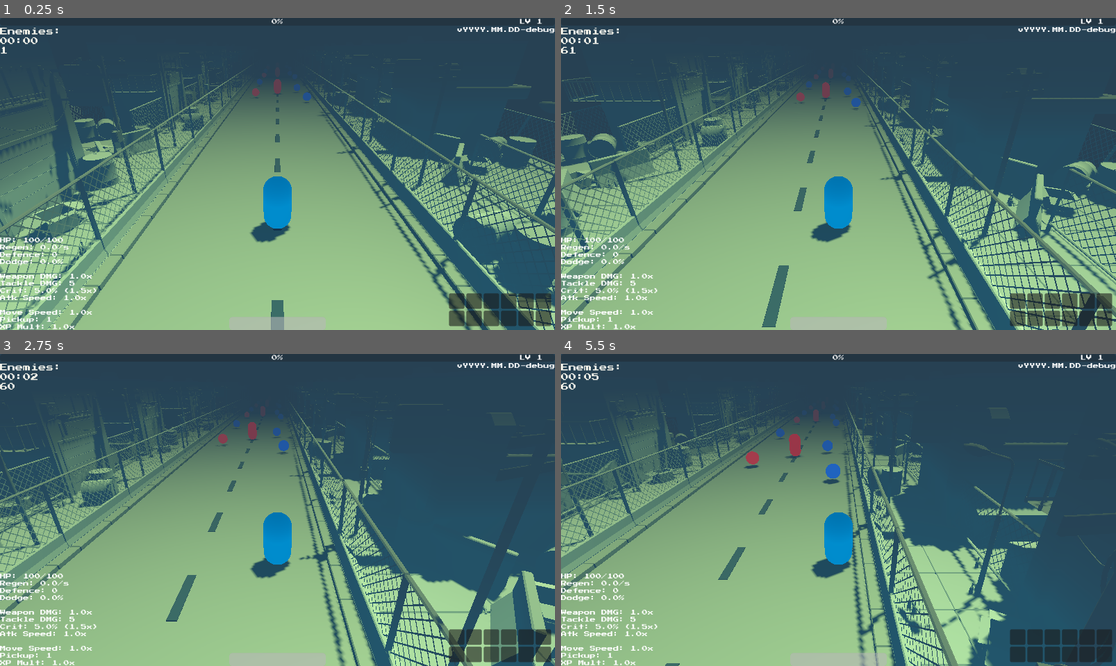
Above: before the commit, frames 1-4 (two rows, left to right).
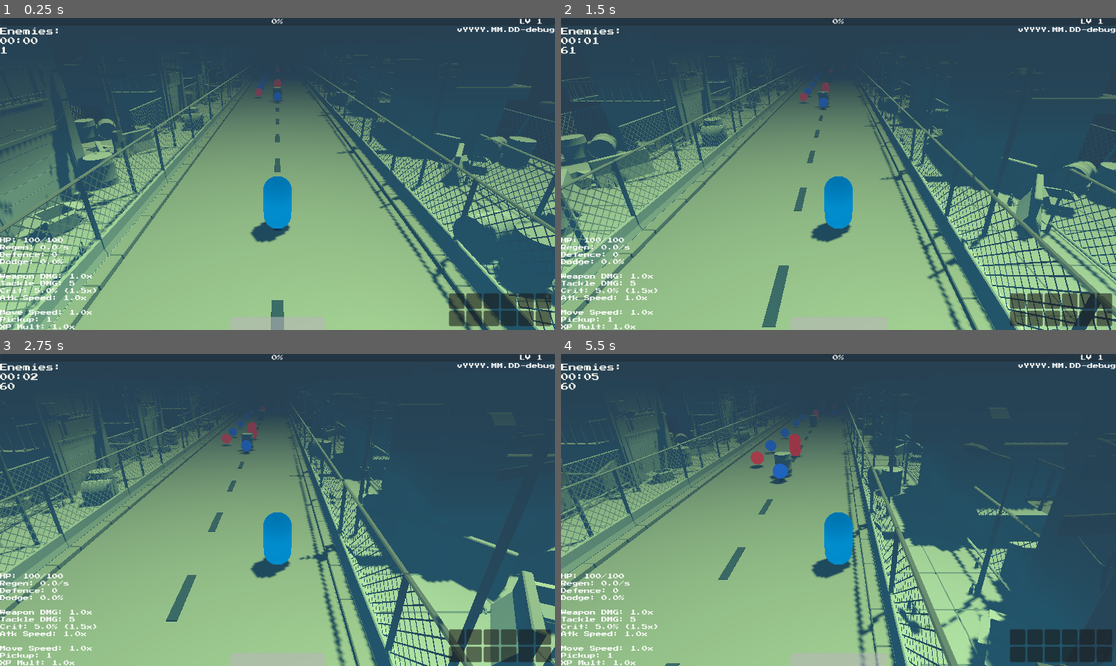
Above: after the commit, the same moments.

Repository: 100-Devs-1-Game/EscapeForHelp
Game: Godot game, scene res://root.tscn
Same seed, same stepped clock (60 frames per second), same inputs: the game is played once before the commit and once after it. Sound files missing from this copy of the repository are replaced by a short silence.
Inputs (mouse positions are in pixels of both pictures, inside the frame that each line leads up to):
- Up to frame 1 (0.25 s): no input
- Up to frame 2 (1.5 s): move the mouse to (960, 158) at 0.52 s; press the mouse at (960, 158) at 0.53 s; hold D (move_right) 0.53-1.25 s; release the mouse at (960, 158) at 1.25 s; drag from (727, 189) to (810, 236) at 1.27 s
- Up to frame 3 (2.75 s): move the mouse to (333, 441) at 2.02 s; press the mouse at (333, 441) at 2.03 s; hold D (move_right) from 2.03 s (still down)
- Up to frame 4 (5.5 s): release D (move_right) at 2.75 s; release the mouse at (894, 441) at 2.75 s; drag from (810, 572) to (672, 463) at 2.77 s; move the mouse to (1005, 556) at 3.52 s; press the mouse at (1005, 556) at 3.53 s; hold A (move_left) 3.53-4.25 s; release the mouse at (1005, 556) at 4.25 s; drag from (672, 463) to (755, 432) at 4.27 s; move the mouse to (866, 510) at 5.02 s; press the mouse at (866, 510) at 5.03 s; hold A (move_left) from 5.03 s (still down)

The runs differ from the first frame. In frame 1, 0.2% of the frame differs, in the area x 45-57%, y 19-28%; in frame 2, 0.3%; in frame 3, 0.4%; in frame 4, 0.8%, in the area x 32-51%, y 19-42%.

Commit message:
2 obstacles added

Diff:
--- a/src/hero/hero.gd
+++ b/src/hero/hero.gd
@@ -1,62 +1,109 @@
 class_name Player
 extends CharacterBody3D
 
+# -------------------
+# MOVEMENT VARIABLES
+# -------------------
 @export var movement_speed: float = 4
-
-# Movement tracking for weapons
 var last_movement: Vector3 = Vector3.ZERO
-
-# Touch movement value (-1 = left, 0 = none, 1 = right)
 var touch_movement := 0.0
 
+# -------------------
+# PLAYER SYSTEMS
+# -------------------
 @export var player_stats: PlayerStats
 @export var player_inventory: PlayerInventory
 
+# -------------------
+# HEALTH SYSTEM
+# -------------------
+@export var max_health: int = 100
+var current_health: int
+
+var can_take_damage := true
+@export var damage_cooldown := 1.0   # seconds between damage ticks
+
+
+# -------------------
+# INIT + READY
+# -------------------
 func _init() -> void:
 	Global.player = self
 
 func _ready() -> void:
-	# Optional: debug print to confirm viewport size
+	current_health = max_health
 	print("Screen width:", get_viewport().get_visible_rect().size.x)
 
+
+# -------------------
+# INPUT HANDLING (TOUCH + KEYBOARD)
+# -------------------
 func _input(event: InputEvent) -> void:
-	# Detect touch or drag
+	# Touch input
 	if event is InputEventScreenTouch or event is InputEventScreenDrag:
 		var screen_half := get_viewport().get_visible_rect().size.x / 2
 
 		if event.position.x < screen_half:
-			touch_movement = -1.0       # Touch on left side
+			touch_movement = -1.0
 		else:
-			touch_movement = 1.0        # Touch on right side
+			touch_movement = 1.0
 
-	# Stop when finger/mouse is released
+	# Stop when released
 	if event is InputEventScreenTouch and not event.pressed:
 		touch_movement = 0.0
 
-	# Debug print
-	# print("Touch detected at:", event.position, "Touch movement:", touch_movement)
 
+# -------------------
+# MAIN MOVEMENT LOOP
+# -------------------
 func _process(_delta: float) -> void:
 	var horizontal_input: float = get_horizontal_movement()
+
 	velocity = Vector3(horizontal_input, 0, -1)
 	velocity *= movement_speed
 
-	# Track last movement direction for combat or animation
 	if velocity.length() > 0:
 		last_movement = velocity.normalized()
 
 	move_and_slide()
 
+
 func get_horizontal_movement() -> float:
-	# Keyboard input still works
 	var direction := 0.0
+
+	# Keyboard
 	if Input.is_action_pressed("move_left"):
 		direction = -1.0
 	elif Input.is_action_pressed("move_right"):
 		direction = 1.0
 
-	# Touch input overrides keyboard if active
+	# Touch override
 	if touch_movement != 0.0:
 		return touch_movement
 
 	return direction
+
+
+# -------------------
+# DAMAGE + HEALTH SYSTEM
+# -------------------
+func take_damage(amount: int):
+	if not can_take_damage:
+		return
+
+	current_health -= amount
+	print("⚠ Player took", amount, "damage. Health:", current_health)
+
+	can_take_damage = false
+
+	# Cooldown before next damage
+	await get_tree().create_timer(damage_cooldown).timeout
+	can_take_damage = true
+
+	if current_health <= 0:
+		die()
+
+
+func die():
+	print("💀 Player has died.")
+	queue_free()
--- a/src/levels/locations/prototype/location_part.tscn
+++ b/src/levels/locations/prototype/location_part.tscn
@@ -1,6 +1,7 @@
-[gd_scene load_steps=25 format=4 uid="uid://c1ysyejj266nc"]
+[gd_scene load_steps=26 format=4 uid="uid://c1ysyejj266nc"]
 
 [ext_resource type="Script" uid="uid://72ddk2kvkr2x" path="res://levels/location_part.gd" id="1_xpi3g"]
+[ext_resource type="PackedScene" uid="uid://cq4oiw15fc40t" path="res://levels/locations/prototype/obstacles/obstacle_barel.tscn" id="3_55pgv"]
 [ext_resource type="PackedScene" uid="uid://hki6gwvixnp0" path="res://scenes/objects/experience_gem.tscn" id="3_l10et"]
 [ext_resource type="PackedScene" uid="uid://c5xrq3lh66wmo" path="res://enemies/zombie/zombie.tscn" id="4_ufydi"]
 [ext_resource type="PackedScene" uid="uid://book50hs6o70a" path="res://assets/prototype/fence_01.glb" id="5_625sd"]
@@ -202,11 +203,11 @@
 [node name="Drops" type="Node3D" parent="."]
 
 [node name="ExperienceGem" parent="Drops" instance=ExtResource("3_l10et")]
-transform = Transform3D(1, 0, 0, 0, 1, 0, 0, 0, 1, -2.8778133, 0.68852663, -10.310865)
+transform = Transform3D(1, 0, 0, 0, 1, 0, 0, 0, 1, -2.588189, 0.68852663, -10.310865)
 experience = 40
 
 [node name="ExperienceGem2" parent="Drops" instance=ExtResource("3_l10et")]
-transform = Transform3D(1, 0, 0, 0, 1, 0, 0, 0, 1, 3.5372372, 0.68852663, -6.746949)
+transform = Transform3D(1, 0, 0, 0, 1, 0, 0, 0, 1, 2.6747022, 0.68852663, -6.746949)
 
 [node name="ExperienceGem3" parent="Drops" instance=ExtResource("3_l10et")]
 transform = Transform3D(1, 0, 0, 0, 1, 0, 0, 0, 1, 2.8719692, 0.68852663, -14.967716)
@@ -214,6 +215,9 @@
 [node name="ExperienceGem4" parent="Drops" instance=ExtResource("3_l10et")]
 transform = Transform3D(1, 0, 0, 0, 1, 0, 0, 0, 1, -3.0678902, 0.68852663, -22.42818)
 
+[node name="Protoype Box" parent="Drops" instance=ExtResource("3_55pgv")]
+transform = Transform3D(1, 0, 0, 0, 1, 0, 0, 0, 1, 0, 0.6477692, -7.9934797)
+
 [node name="Zombie" parent="." instance=ExtResource("4_ufydi")]
 transform = Transform3D(1, 0, 0, 0, 1, 0, 0, 0, 1, 0, 0, -13.707624)
 
--- /dev/null
+++ b/src/levels/locations/prototype/obstacles/obstacle_barel.tscn
@@ -0,0 +1,26 @@
+[gd_scene load_steps=5 format=3 uid="uid://cq4oiw15fc40t"]
+
+[ext_resource type="Script" uid="uid://ujx20du1xw4k" path="res://levels/locations/prototype/obstacles/take_damage.gd" id="1_x1qqo"]
+[ext_resource type="PackedScene" uid="uid://j83y147y10ly" path="res://assets/prototype/barrel_01.glb" id="2_heueh"]
+
+[sub_resource type="BoxShape3D" id="BoxShape3D_jipnd"]
+size = Vector3(1, 1.4324951, 1)
+
+[sub_resource type="BoxShape3D" id="BoxShape3D_wupvl"]
+size = Vector3(1.0878906, 1.4609375, 1.050293)
+
+[node name="Protoype Box" type="StaticBody3D"]
+
+[node name="CollisionShape3D" type="CollisionShape3D" parent="."]
+transform = Transform3D(1, 0, 0, 0, 1, 0, 0, 0, 1, 0, 0.21624756, 0)
+shape = SubResource("BoxShape3D_jipnd")
+
+[node name="Area3D" type="Area3D" parent="."]
+script = ExtResource("1_x1qqo")
+
+[node name="CollisionShape3D" type="CollisionShape3D" parent="Area3D"]
+transform = Transform3D(1, 0, 0, 0, 1, 0, 0, 0, 1, 0.029296875, 0.23046875, 0.007080078)
+shape = SubResource("BoxShape3D_wupvl")
+
+[node name="barrel_01" parent="." instance=ExtResource("2_heueh")]
+transform = Transform3D(1, 0, 0, 0, 1, 0, 0, 0, 1, 0, -0.44892997, 0)
--- /dev/null
+++ b/src/levels/locations/prototype/obstacles/obstacle_block.tscn
@@ -0,0 +1,25 @@
+[gd_scene load_steps=5 format=3 uid="uid://dex3xscw6tnku"]
+
+[ext_resource type="Script" uid="uid://ujx20du1xw4k" path="res://levels/locations/prototype/obstacles/take_damage.gd" id="1_a5sdh"]
+[ext_resource type="PackedScene" uid="uid://c71ugjool5ap4" path="res://assets/prototype/trash_01.glb" id="2_keanr"]
+
+[sub_resource type="BoxShape3D" id="BoxShape3D_jipnd"]
+size = Vector3(3.1704102, 0.9543152, 1.4730225)
+
+[sub_resource type="BoxShape3D" id="BoxShape3D_wupvl"]
+size = Vector3(3.1837158, 0.97021484, 1.4583435)
+
+[node name="Protoype Box" type="StaticBody3D"]
+
+[node name="CollisionShape3D" type="CollisionShape3D" parent="."]
+transform = Transform3D(1, 0, 0, 0, 1, 0, 0, 0, 1, -0.017822266, 0.45533752, 0.0045776367)
+shape = SubResource("BoxShape3D_jipnd")
+
+[node name="Area3D" type="Area3D" parent="."]
+script = ExtResource("1_a5sdh")
+
+[node name="CollisionShape3D" type="CollisionShape3D" parent="Area3D"]
+transform = Transform3D(1, 0, 0, 0, 1, 0, 0, 0, 1, -0.011657715, 0.47583008, -0.0033111572)
+shape = SubResource("BoxShape3D_wupvl")
+
+[node name="trash_01" parent="." instance=ExtResource("2_keanr")]
--- /dev/null
+++ b/src/levels/locations/prototype/obstacles/obstacle_trash.tscn
@@ -0,0 +1,25 @@
+[gd_scene load_steps=5 format=3 uid="uid://bm3d08whitkt8"]
+
+[ext_resource type="Script" uid="uid://ujx20du1xw4k" path="res://levels/locations/prototype/obstacles/take_damage.gd" id="1_r3skp"]
+[ext_resource type="PackedScene" uid="uid://newj2duowev" path="res://assets/prototype/block.glb" id="2_r3skp"]
+
+[sub_resource type="BoxShape3D" id="BoxShape3D_jipnd"]
+size = Vector3(2.2319045, 1.4225922, 0.5962143)
+
+[sub_resource type="BoxShape3D" id="BoxShape3D_wupvl"]
+size = Vector3(2.346878, 0.97021484, 0.937582)
+
+[node name="Protoype Box" type="StaticBody3D"]
+
+[node name="CollisionShape3D" type="CollisionShape3D" parent="."]
+transform = Transform3D(1, 0, 0, 0, 1, 0, 0, 0, 1, 0.07719302, 0.689476, -0.057247162)
+shape = SubResource("BoxShape3D_jipnd")
+
+[node name="Area3D" type="Area3D" parent="."]
+script = ExtResource("1_r3skp")
+
+[node name="CollisionShape3D" type="CollisionShape3D" parent="Area3D"]
+transform = Transform3D(1, 0, 0, 0, 1, 0, 0, 0, 1, 0.03844452, 0.47583008, -0.023367882)
+shape = SubResource("BoxShape3D_wupvl")
+
+[node name="block" parent="." instance=ExtResource("2_r3skp")]
--- a/src/levels/locations/prototype/obstacles/protoype_box.tscn
+++ /dev/null
@@ -1,17 +0,0 @@
-[gd_scene load_steps=4 format=3 uid="uid://cq4oiw15fc40t"]
-
-[sub_resource type="BoxShape3D" id="BoxShape3D_jipnd"]
-
-[sub_resource type="BoxMesh" id="BoxMesh_5wp18"]
-
-[sub_resource type="StandardMaterial3D" id="StandardMaterial3D_wupvl"]
-albedo_color = Color(1, 0, 0, 1)
-
-[node name="Protoype Box" type="StaticBody3D"]
-
-[node name="CollisionShape3D" type="CollisionShape3D" parent="."]
-shape = SubResource("BoxShape3D_jipnd")
-
-[node name="MeshInstance3D" type="MeshInstance3D" parent="."]
-mesh = SubResource("BoxMesh_5wp18")
-surface_material_override/0 = SubResource("StandardMaterial3D_wupvl")
--- /dev/null
+++ b/src/levels/locations/prototype/obstacles/take_damage.gd
@@ -0,0 +1,10 @@
+extends Area3D
+
+@export var damage: int = 10
+
+func _ready():
+	connect("body_entered", _on_body_entered)
+
+func _on_body_entered(body):
+	if body.has_method("take_damage"):
+		body.take_damage(damage)
--- a/src/scenes/objects/experience_gem.gd
+++ b/src/scenes/objects/experience_gem.gd
@@ -13,7 +13,9 @@
 var target : Node3D = null
 
 func _ready() -> void:
-	# Create a new material to override the mesh color based on experience value
+	var positions := [-2.5, 0, 3]
+	global_position.x = positions[randi() % positions.size()]
+
 	var material: StandardMaterial3D = mesh_instance_3d.get_surface_override_material(0)
 
 	if experience < 5:
Not shown, added: src/levels/locations/prototype/obstacles/take_damage.gd.uid
